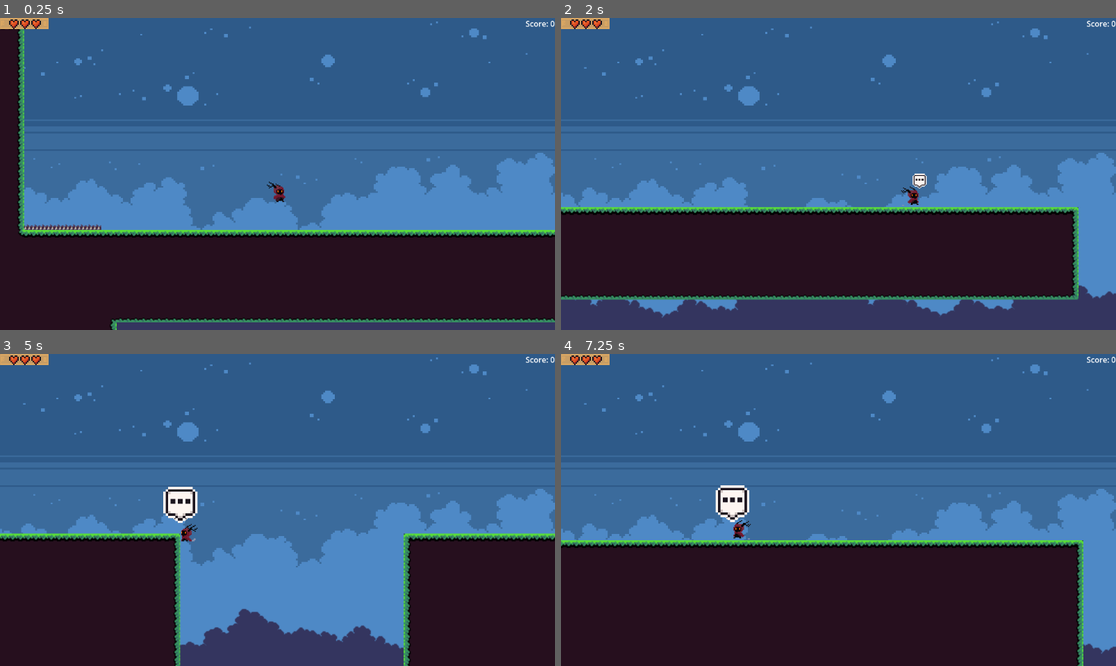
Above: before the commit, frames 1-4 (two rows, left to right).
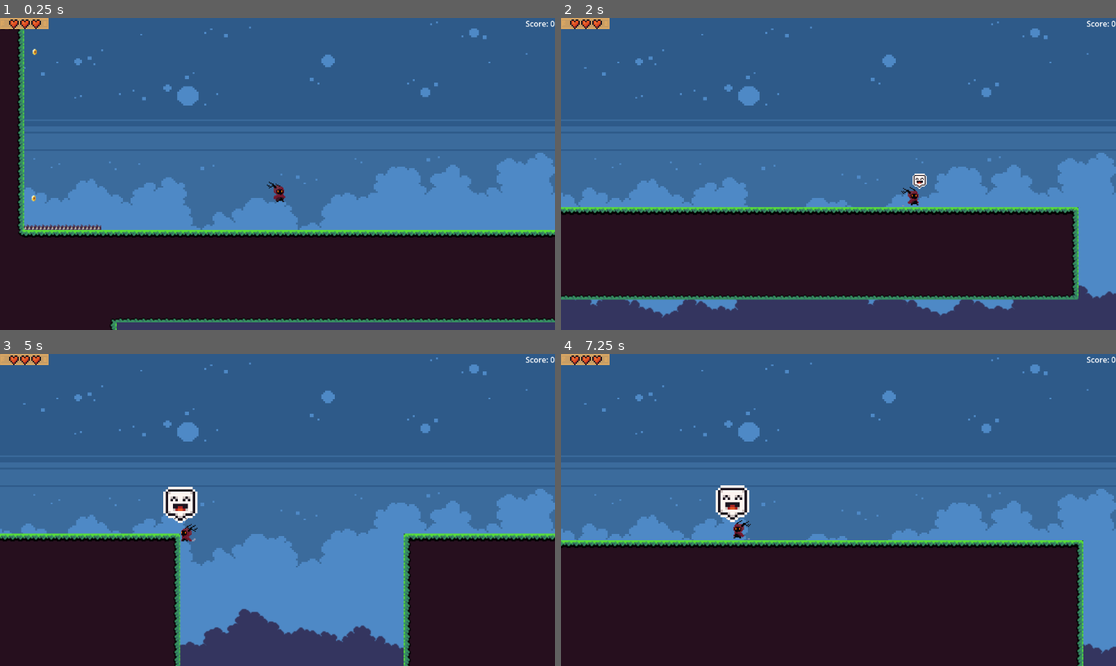
Above: after the commit, the same moments.

Repository: ag-pacier/Serif_Platformer
Game: Godot game, scene res://LevelStuff/Devlevel/devLevel.tscn
The game is run twice, just before and just after one commit, with the same random seed, the same clock (stepped at 60 frames per second) and the same inputs. Sound files missing from this copy of the repository are replaced by a short silence.
Inputs:
- Up to frame 1 (0.25 s): no input
- Up to frame 2 (2 s): tap Enter (return_but) at 0.5 s; hold Right (right) from 0.53 s (still down); tap F (action) at 0.6, 1.35 s; tap Space (jump) at 0.77, 1.52 s
- Up to frame 3 (5 s): release Right (right) at 2.03 s; hold Left (left) 2.03-2.78 s; tap Enter (return_but) at 2.1, 4.35 s; tap F (action) at 2.3, 2.85, 3.6, 4.55 s; hold Right (right) 2.78-4.28 s; tap Space (jump) at 3.02, 3.77, 4.52 s; hold Left (left) from 4.28 s (still down)
- Up to frame 4 (7.25 s): release Left (left) at 5.03 s; hold Right (right) 5.03-5.78 s; tap F (action) at 5.1, 5.85, 6.8 s; hold Left (left) from 5.78 s (still down); tap Space (jump) at 6.02, 6.77 s; tap Enter (return_but) at 6.6 s

The runs differ from the first frame. In frame 1, less than 0.1% of the frame differs, in the area x 5-7%, y 9-59%; in frame 2, less than 0.1%; in frame 3, 0.1%, in the area x 30-35%, y 45-51%; in frame 4, 0.1%.

Commit message:
Added coins to DevLevel

Diff:
--- a/LevelStuff/Devlevel/devLevel.tscn
+++ b/LevelStuff/Devlevel/devLevel.tscn
@@ -9,6 +9,7 @@
 [ext_resource type="Texture2D" uid="uid://dx2rwftuppphm" path="res://Art/stringstar fields/background_2.png" id="4_hf1jf"]
 [ext_resource type="TileSet" uid="uid://cjvnmumb8d1af" path="res://LevelStuff/_TileSets/cute_forest.tres" id="7_w0vl6"]
 [ext_resource type="PackedScene" uid="uid://c31t0m1h55ytb" path="res://LevelStuff/_trigger/trigger_base.tscn" id="8_ngk8f"]
+[ext_resource type="PackedScene" uid="uid://cgryfmkyeh460" path="res://Sprites/coin/coin.tscn" id="9_5q86y"]
 
 [sub_resource type="TileSetAtlasSource" id="TileSetAtlasSource_6bjdc"]
 texture = ExtResource("4_4sij5")
@@ -157,6 +158,27 @@
 [node name="BackgroundMusic" parent="." index="3"]
 stream = ExtResource("4_7yiu3")
 
+[node name="Coin" parent="Items/Coins" index="0" instance=ExtResource("9_5q86y")]
+position = Vector2(34, 199)
+
+[node name="Coin2" parent="Items/Coins" index="1" instance=ExtResource("9_5q86y")]
+position = Vector2(35, 47)
+
+[node name="Coin3" parent="Items/Coins" index="2" instance=ExtResource("9_5q86y")]
+position = Vector2(-11, 5)
+
+[node name="Coin4" parent="Items/Coins" index="3" instance=ExtResource("9_5q86y")]
+position = Vector2(-59, 34)
+
+[node name="Coin5" parent="Items/Coins" index="4" instance=ExtResource("9_5q86y")]
+position = Vector2(-57, 630)
+
+[node name="Coin6" parent="Items/Coins" index="5" instance=ExtResource("9_5q86y")]
+position = Vector2(-566, 628)
+
+[node name="Coin7" parent="Items/Coins" index="6" instance=ExtResource("9_5q86y")]
+position = Vector2(-911, 628)
+
 [node name="TriggerBase" parent="Items/Sign" index="0" instance=ExtResource("8_ngk8f")]
 position = Vector2(119, 201)
 
--- a/Sprites/satrio/satrio.gd
+++ b/Sprites/satrio/satrio.gd
@@ -112,7 +112,7 @@
 	if Input.is_action_just_pressed("action") and alive:
 		var new_mood = mood_bub.instantiate()
 		$AnimatedSprite2D/EmoteAnchor.add_child(new_mood)
-		new_mood.emote(0, true)
+		new_mood.emote(3, true)
 
 	# Set direction based on velocity
 	if velocity.x >= 0:
Not shown: 1 places in LevelStuff/Devlevel/devLevel.tscn that only renumber resources
